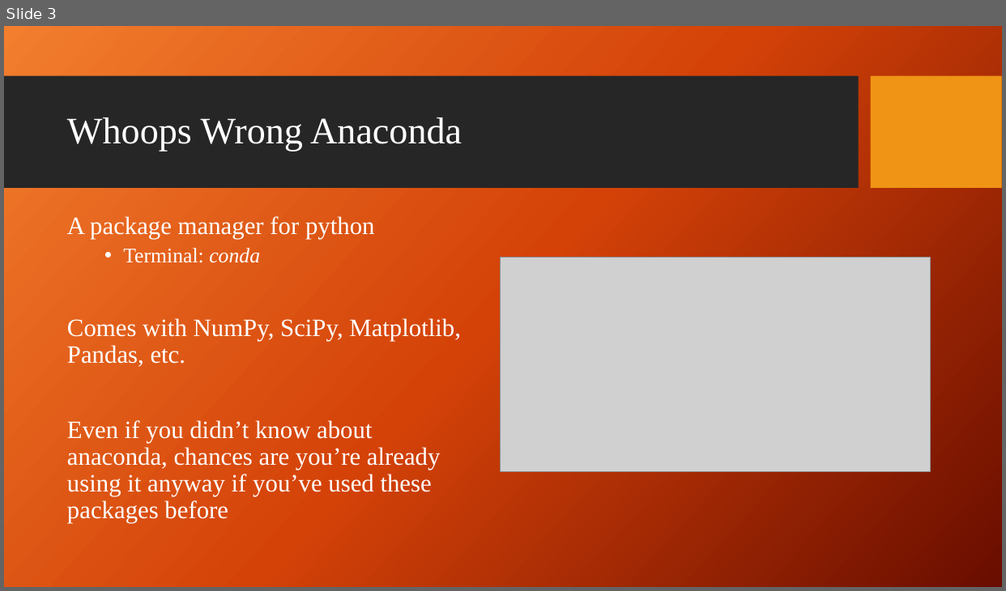
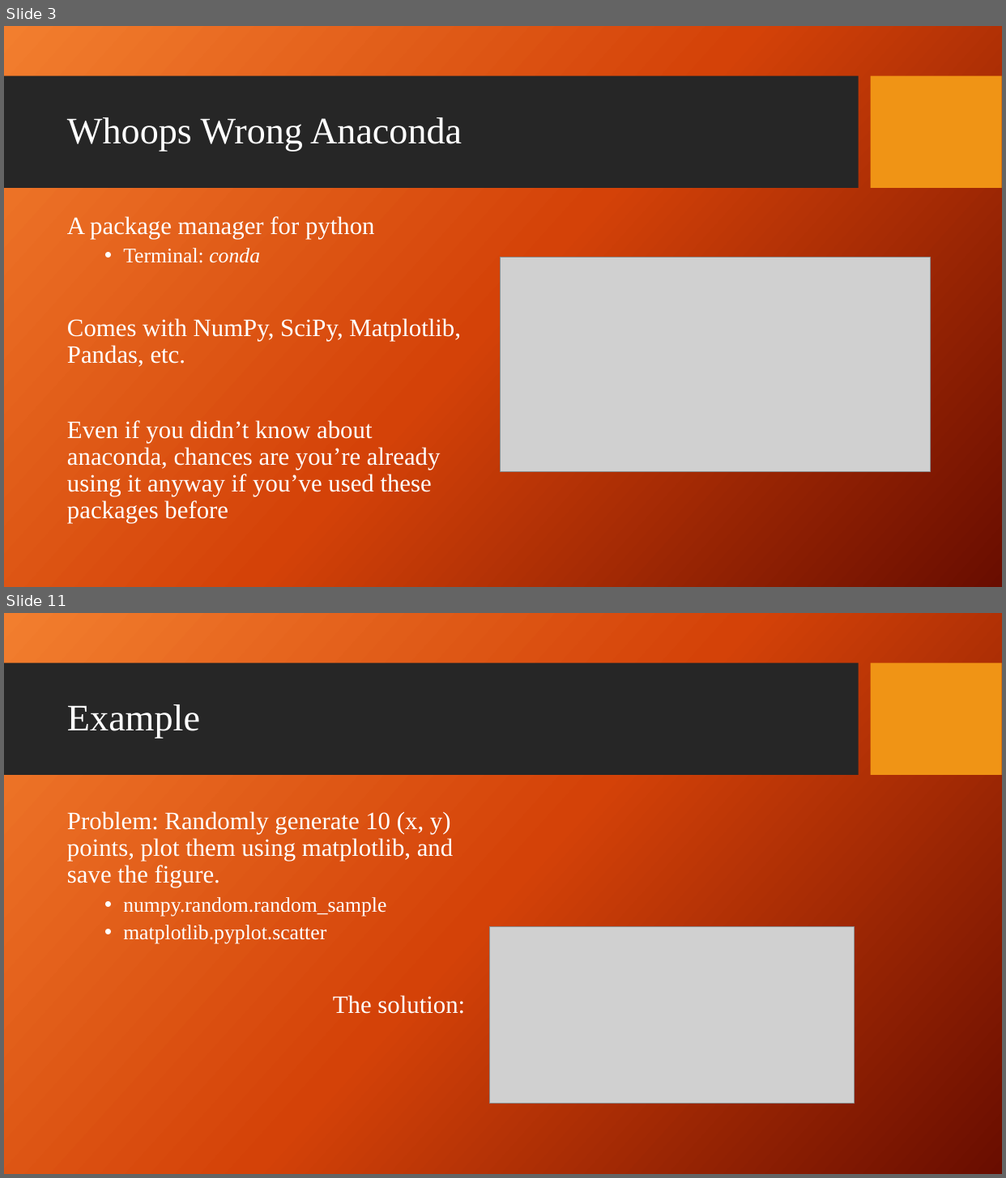
Before and after one commit to giganano/PythonBootcamp, a slide deck: slides/anaconda.pptx. Shown one above the other, each under a label of ours: slide 3 before the commit, slides 3 and 11 after it; the slides between them are not shown. The pictures are 1006x591 and 1006x1178 pixels, drawn with LibreOffice and Linux fonts; fonts in the diff are those of the drawing; grey boxes stand for pictures; background and template pictures are left out. Boxes give left, top, right and bottom in pixels: in the first picture for what was removed or moved away, otherwise in the second. Text is boxed around its words. In the diff, an @@ line names an element or a change of style, - is before the commit and + after.

```diff
--- a/slides/anaconda.pptx
+++ b/slides/anaconda.pptx
@@ slide 11 added at <box>4,613,1002,1174</box>, background picture (left out); not listed: 2 template elements that a slide beside it also shows @@
@@ title added at <box>67,705,200,738</box>, 36 pt, text #FFFFFF @@
+Example
@@ text added at <box>67,811,465,1014</box>, 24 pt, text #FFFFFF @@
+Problem: Randomly generate 10 (x, y) points, plot them using matplotlib, and save the figure.
+  • numpy.random.random_sample
+  • matplotlib.pyplot.scatter
+The solution:
@@ picture added at <box>490,926,854,1103</box> @@
```
Also in this commit, not shown: 2 slides changed, 6 other slides added, 1 slide removed, 18 other files.
